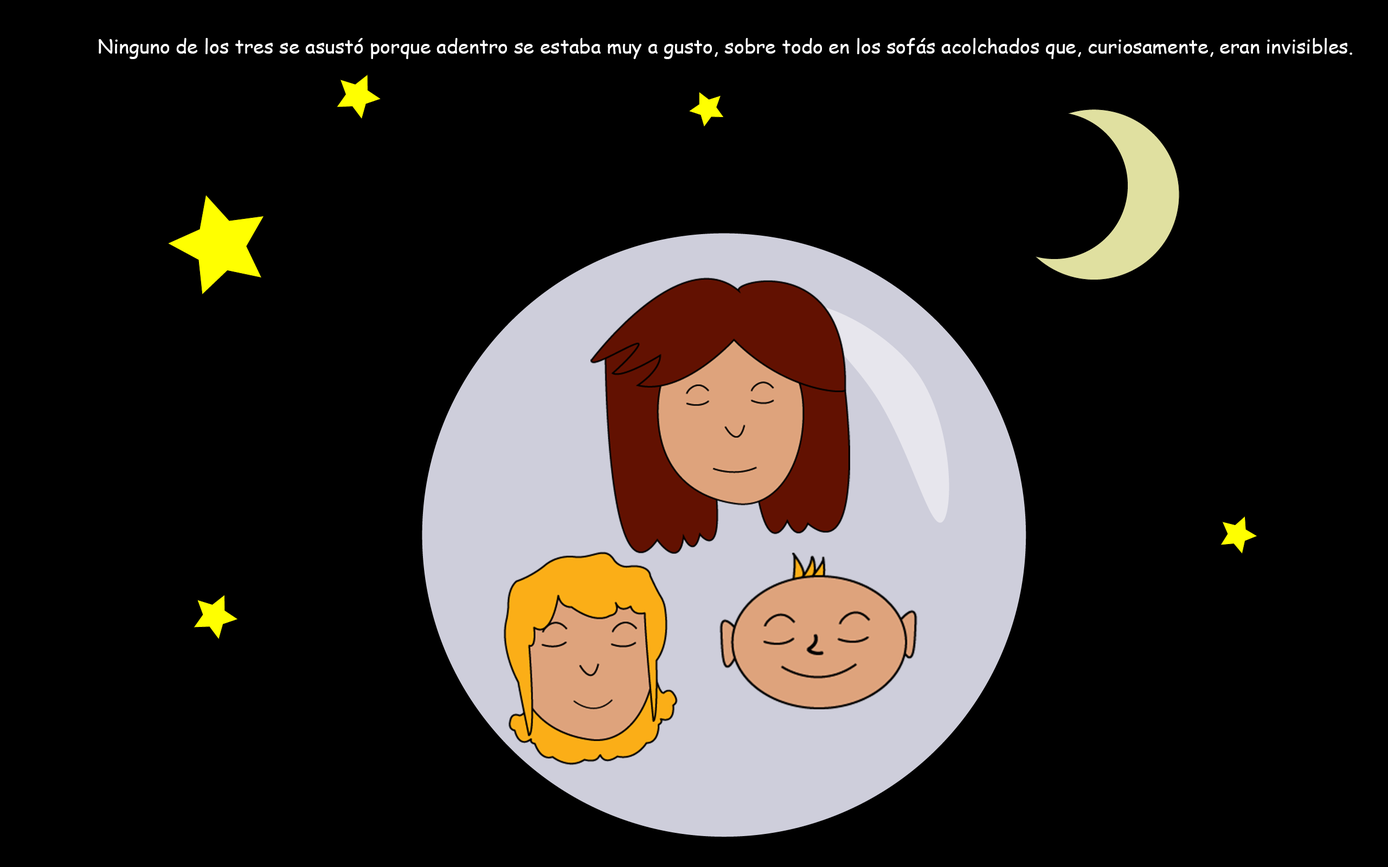
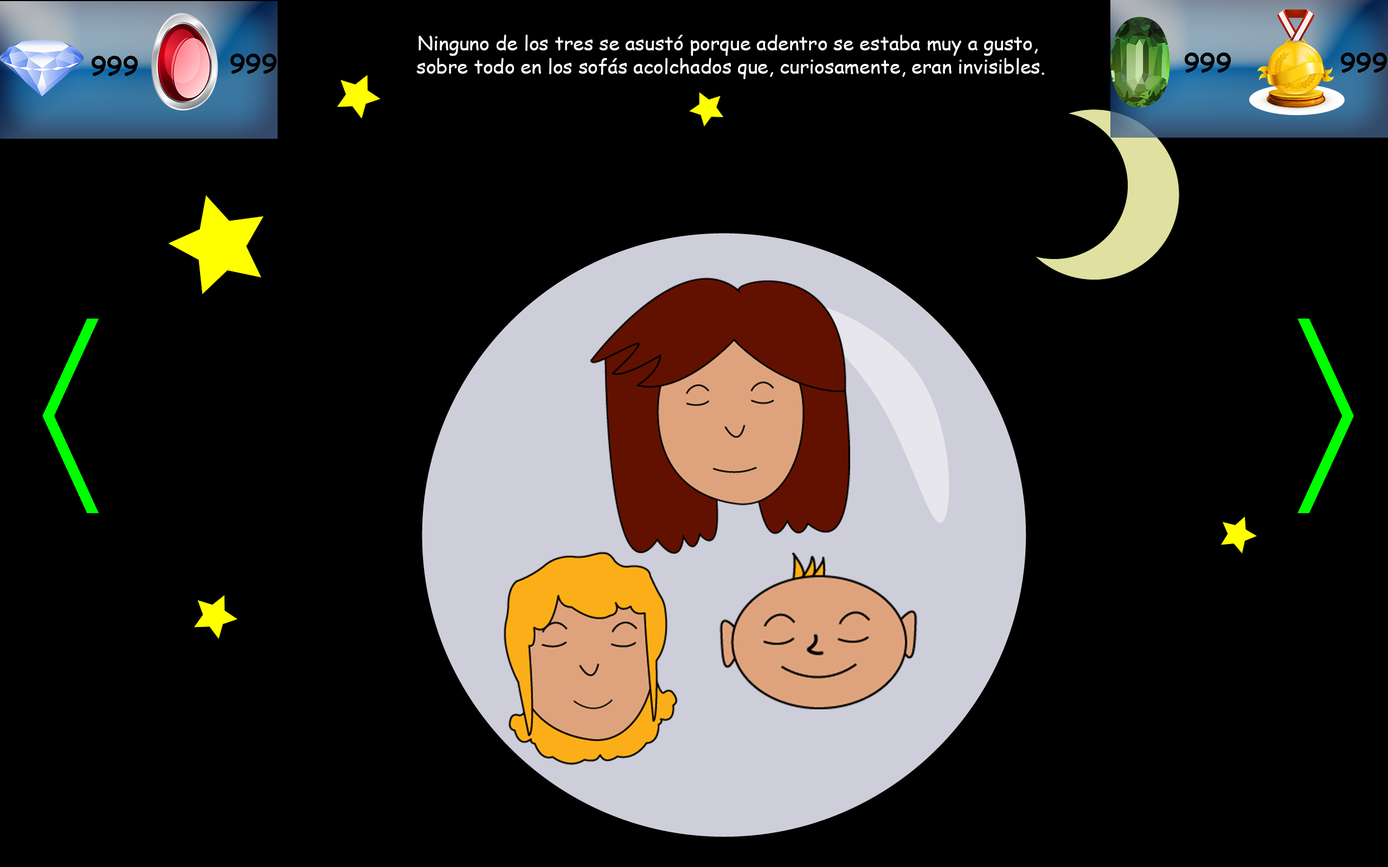
Before/after of a w=1388, h=867 layered artwork. What changed in the layer stack:
added layer "kwkNavprev" above "kwkNavnext" over [42, 318, 100, 514]
added layer "kwkNavnext" above "Cabeza_bebe_dur" over [1297, 318, 1354, 514]
added layer "kwkMedalla" above "kwkRubi" over [1248, 7, 1345, 116]
added layer "kwkRubi" above "kwkEsmeralda" over [151, 13, 218, 111]
added layer "kwkEsmeralda" above "kwkDiamante" over [1110, 16, 1170, 108]
added layer "kwkDiamante" above "kwkCGText" over [0, 39, 84, 97]
added layer "kwkCGText" above "kwkCIText" over [91, 55, 138, 76]
added layer "kwkCIText" above "kwkComodinText" over [230, 53, 277, 74]
added layer "kwkComodinText" above "kwkCLText" over [1340, 52, 1387, 73]
added layer "kwkCLText" above "kwkRect1" over [1184, 52, 1231, 73]
added layer "kwkRect1" (75%) above "kwkRect2" over [0, 1, 278, 139]
added layer "kwkRect2" (75%) above "Text" over [1110, 0, 1388, 138]
painted on "Text" over [98, 34, 1352, 80]
